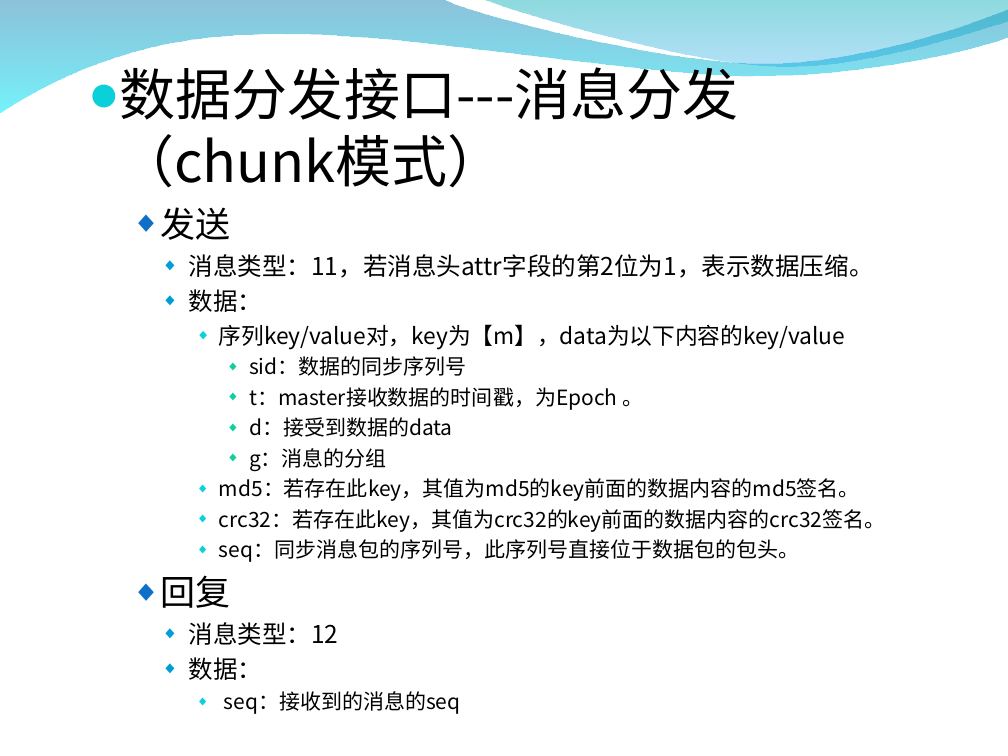
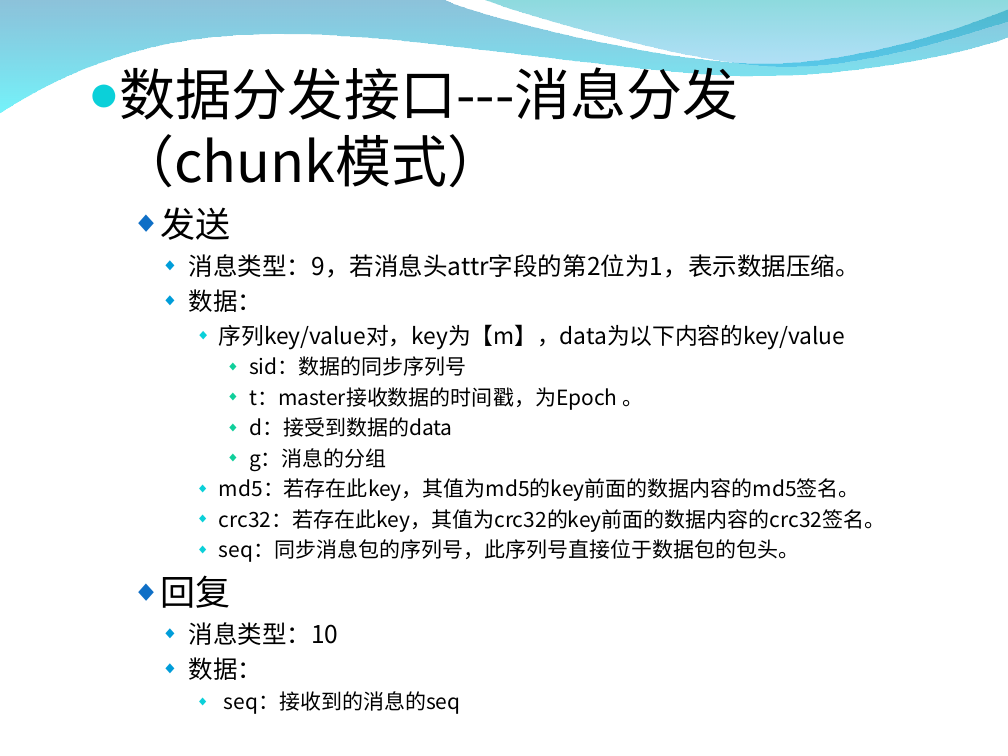
Before and after one commit to burstas/cwinux-mq, a slide deck: slide 17 of mq/doc/mq_introduce.ppt (slide 19 before the commit). Drawn at 1008x756 pixels with LibreOffice and Linux fonts; fonts in the diff are those of the drawing; background and template pictures are left out. Boxes give left, top, right and bottom in pixels: in the first picture for what was removed or moved away, otherwise in the second. Text is boxed around its words. In the diff, an @@ line names an element or a change of style, - is before the commit and + after.

```diff
--- a/mq/doc/mq_introduce.ppt
+++ b/mq/doc/mq_introduce.ppt
@@ text at [189,254,860,278]: text changed @@
-    ◆ 消息类型：11，若消息头attr字段的第2位为1，表示数据压缩。
+    ◆ 消息类型：9，若消息头attr字段的第2位为1，表示数据压缩。
@@ text at [189,622,339,645]: text changed @@
-    ◆ 消息类型：12
+    ◆ 消息类型：10
```
Also in this commit, not shown: 14 other slides changed, 1 slide added, 4 slides removed, 8 other files.
